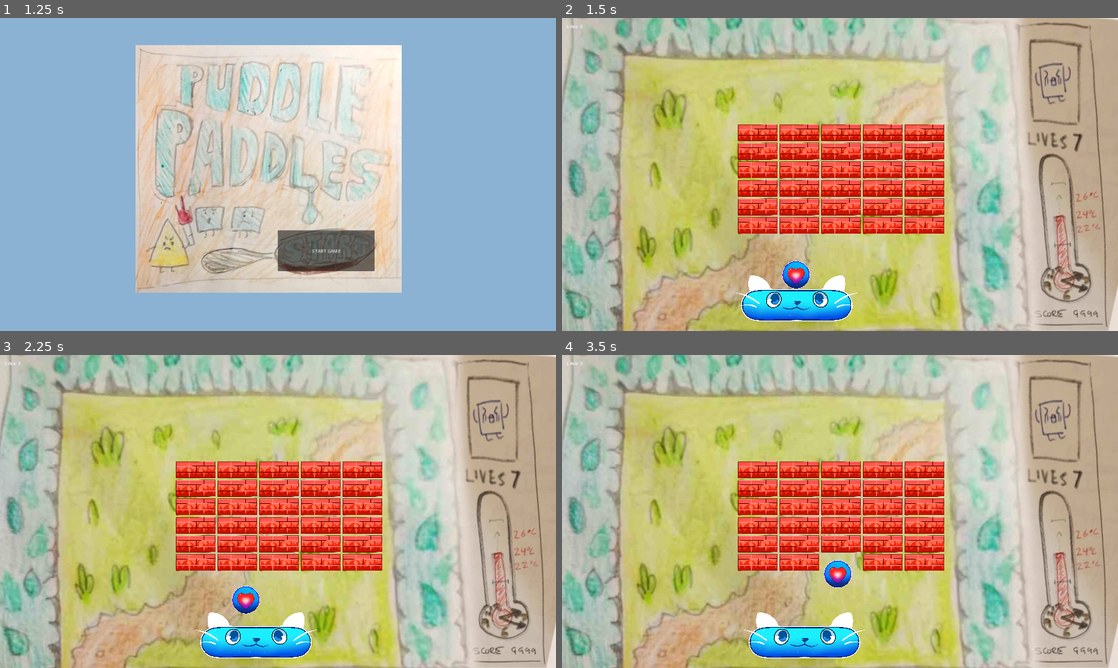
Above: before the commit, frames 1-4 (two rows, left to right).
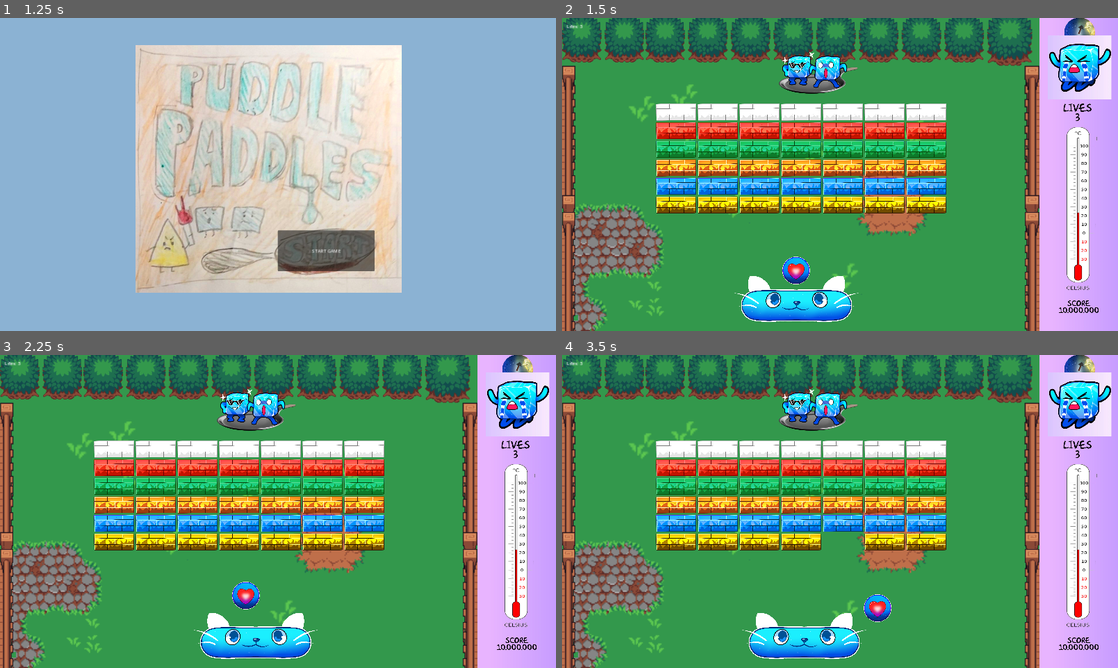
Above: after the commit, the same moments.

Repository: ColtonPhillips/uvicgamejam-24
Game: Godot game, scene res://Scenes/start_game.tscn
Two runs of this game, one before a commit and one after it. Both use one fixed random seed, a clock stepped at 60 frames per second and the inputs below.
Inputs:
- Up to frame 1 (1.25 s): click "START GAME" at 0.5 s
- Up to frame 2 (1.5 s): click "START GAME" at 1.25 s
- Up to frame 3 (2.25 s): tap Enter at 2 s; hold D (right) from 2.03 s (still down)
- Up to frame 4 (3.5 s): release D (right) at 2.78 s; hold A (left) from 2.78 s (still down)

Frame 1 is identical in both runs. In frame 2, 97% of the frame differs, in the area x 0-100%, y 0-100%; in frame 3, 97%; in frame 4, 97%.

Commit message:
Add levels, fixed spawner posn. fixed a bug with paddle. added better bg art. added ice cube wall (hack)

Diff:
--- a/game/Scenes/brick.tscn
+++ b/game/Scenes/brick.tscn
@@ -1,7 +1,7 @@
 [gd_scene load_steps=4 format=3 uid="uid://bb528nmxhbibp"]
 
 [ext_resource type="Script" path="res://Scripts/brick.gd" id="1_g2qod"]
-[ext_resource type="Texture2D" uid="uid://cd5kun005xfhm" path="res://Assets/Brick.png" id="1_l6v3m"]
+[ext_resource type="Texture2D" uid="uid://3qnb70844nlo" path="res://Assets/BrickRed.png" id="2_i2lyg"]
 
 [sub_resource type="RectangleShape2D" id="RectangleShape2D_lq55v"]
 size = Vector2(136, 56)
@@ -15,7 +15,7 @@
 
 [node name="Sprite2D" type="Sprite2D" parent="."]
 scale = Vector2(0.08, 0.08)
-texture = ExtResource("1_l6v3m")
+texture = ExtResource("2_i2lyg")
 
 [node name="CollisionShape2D" type="CollisionShape2D" parent="."]
 position = Vector2(0, 1)
--- /dev/null
+++ b/game/Scenes/ice_cube_wall.tscn
@@ -0,0 +1,16 @@
+[gd_scene load_steps=3 format=3 uid="uid://cr6lvoflb6xqq"]
+
+[ext_resource type="Script" path="res://Scripts/wall.gd" id="1_g8w0g"]
+
+[sub_resource type="RectangleShape2D" id="RectangleShape2D_8347y"]
+size = Vector2(208, 107)
+
+[node name="IceCubeWall" type="RigidBody2D"]
+collision_layer = 4
+gravity_scale = 0.0
+freeze = true
+script = ExtResource("1_g8w0g")
+
+[node name="CollisionShape2D" type="CollisionShape2D" parent="."]
+position = Vector2(99, 75)
+shape = SubResource("RectangleShape2D_8347y")
--- a/game/Scenes/main.tscn
+++ b/game/Scenes/main.tscn
@@ -1,9 +1,10 @@
-[gd_scene load_steps=9 format=3 uid="uid://cegxvl7t72hal"]
+[gd_scene load_steps=10 format=3 uid="uid://cegxvl7t72hal"]
 
 [ext_resource type="PackedScene" uid="uid://cmwnuhkpe57qf" path="res://Scenes/paddle.tscn" id="1_gjttg"]
 [ext_resource type="Texture2D" uid="uid://dmifc5reou1ti" path="res://Assets/BGArt.jpg" id="1_ij1ux"]
 [ext_resource type="PackedScene" uid="uid://kfy3ukhqt013" path="res://Scenes/ball.tscn" id="2_p8dgk"]
 [ext_resource type="PackedScene" uid="uid://7ubiruk0qfs3" path="res://Scenes/wall.tscn" id="3_02ui3"]
+[ext_resource type="PackedScene" uid="uid://cr6lvoflb6xqq" path="res://Scenes/ice_cube_wall.tscn" id="3_7tqdg"]
 [ext_resource type="PackedScene" uid="uid://nsmn18kxladh" path="res://Scenes/death_zone.tscn" id="5_2vaho"]
 [ext_resource type="PackedScene" uid="uid://8aou10aiyrku" path="res://Scenes/ui.tscn" id="6_j0a08"]
 [ext_resource type="PackedScene" uid="uid://bb528nmxhbibp" path="res://Scenes/brick.tscn" id="7_niqie"]
@@ -14,29 +15,36 @@
 [node name="Camera2D" type="Camera2D" parent="."]
 
 [node name="BG" type="Sprite2D" parent="."]
-position = Vector2(-15.9999, -12)
-scale = Vector2(2.33941, 2.30769)
+position = Vector2(0.0867767, 1.81198e-05)
+scale = Vector2(0.500045, 0.5)
 texture = ExtResource("1_ij1ux")
+metadata/_edit_lock_ = true
 
 [node name="Walls" type="Node" parent="."]
 
 [node name="UpperWall" parent="Walls" instance=ExtResource("3_02ui3")]
-position = Vector2(-15.0001, -407)
+position = Vector2(-50, -418)
 
 [node name="LeftWall" parent="Walls" instance=ExtResource("3_02ui3")]
-position = Vector2(-788, 80)
+position = Vector2(-939, 104)
 rotation = 1.5708
 
 [node name="RightWall" parent="Walls" instance=ExtResource("3_02ui3")]
-position = Vector2(415, 185)
+position = Vector2(662, 177)
 rotation = 1.5708
 
+[node name="IceCubeWall" parent="Walls" instance=ExtResource("3_7tqdg")]
+position = Vector2(-189, -393)
+
+[node name="CollisionShape2D" parent="Walls/IceCubeWall" index="0"]
+position = Vector2(94, 43.5)
+
 [node name="Paddle" parent="." node_paths=PackedStringArray("camera") instance=ExtResource("1_gjttg")]
-position = Vector2(-150, 451)
+position = Vector2(-151, 452)
 camera = NodePath("../Camera2D")
 
 [node name="Ball" parent="." node_paths=PackedStringArray("death_zone", "ui") instance=ExtResource("2_p8dgk")]
-position = Vector2(-152, 346)
+position = Vector2(-152, 331)
 death_zone = NodePath("../DeathZone")
 ui = NodePath("../UI")
 
@@ -45,10 +53,13 @@
 
 [node name="UI" parent="." instance=ExtResource("6_j0a08")]
 
-[node name="BrickSpawner" type="Node" parent="." node_paths=PackedStringArray("spawn_start")]
+[node name="BrickSpawner" type="Node2D" parent="." node_paths=PackedStringArray("spawn_start")]
+position = Vector2(-138, -153)
 script = ExtResource("7_v0q6d")
 brick_scene = ExtResource("7_niqie")
 spawn_start = NodePath("../Marker2D")
 
 [node name="Marker2D" type="Marker2D" parent="."]
-position = Vector2(-268, -145)
+position = Vector2(11, -63)
+
+[editable path="Walls/IceCubeWall"]
--- a/game/Scenes/paddle.tscn
+++ b/game/Scenes/paddle.tscn
@@ -8,6 +8,7 @@
 
 [node name="Paddle" type="RigidBody2D"]
 collision_layer = 2
+collision_mask = 4
 gravity_scale = 0.0
 lock_rotation = true
 script = ExtResource("1_edjpi")
--- a/game/Scenes/wall.tscn
+++ b/game/Scenes/wall.tscn
@@ -1,11 +1,15 @@
-[gd_scene load_steps=2 format=3 uid="uid://7ubiruk0qfs3"]
+[gd_scene load_steps=3 format=3 uid="uid://7ubiruk0qfs3"]
+
+[ext_resource type="Script" path="res://Scripts/wall.gd" id="1_x3snt"]
 
 [sub_resource type="RectangleShape2D" id="RectangleShape2D_scma7"]
 size = Vector2(2000, 20)
 
 [node name="Wall" type="RigidBody2D"]
 collision_layer = 4
+gravity_scale = 0.0
 freeze = true
+script = ExtResource("1_x3snt")
 
 [node name="CollisionShape2D" type="CollisionShape2D" parent="."]
 shape = SubResource("RectangleShape2D_scma7")
--- a/game/Scripts/ball.gd
+++ b/game/Scripts/ball.gd
@@ -35,11 +35,17 @@
 
 	if ( collider is Paddle):
 		ball_collision(collider)
+
 	elif (collider is Brick):
 		velocity = velocity.bounce(collision.get_normal())
+		velocity = velocity.rotated(randf_range(-0.2, 0.2))
+
+
 	else:
 		velocity = velocity.bounce(collision.get_normal())
-	print (velocity.length())
+		if abs(velocity.y) < 4 or abs(velocity.x) < 4:
+			velocity = velocity.rotated(randf_range(-0.3, 0.3))
+			print (velocity)
 
 
 func start_ball():
@@ -62,7 +68,6 @@
 	velocity = Vector2.ZERO
 
 func ball_collision(collider):
-
 	var ball_width = collision_shape_2d.shape.get_rect().size.x
 	var ball_center_x = position.x
 	var collider_width = collider.get_width()
--- a/game/Scripts/brick.gd
+++ b/game/Scripts/brick.gd
@@ -9,14 +9,14 @@
 @onready var sprite_2d = $Sprite2D
 @onready var collision_shape_2d = $CollisionShape2D
 
-#var sprites: Array[Texture2D] = [
-	#preload("res://Assets/Brick-Yellow.png"),
-	#preload("res://Assets/Brick-Blue.png"),
-	#preload("res://Assets/Brick-Orange.png"),
-	#preload("res://Assets/Brick-Green.png"),
-	#preload("res://Assets/Brick-Gray.png"),
-	#preload("res://Assets/Brick-Red.png")
-#]
+var sprites: Array[Texture2D] = [
+	preload("res://Assets/BrickYellow.png"),
+	preload("res://Assets/BrickBlue.png"),
+	preload("res://Assets/BrickOrange.png"),
+	preload("res://Assets/BrickGreen.png"),
+	preload("res://Assets/BrickRed.png"),
+	preload("res://Assets/BrickWhite.png")
+]
 
 func get_size():
 	return collision_shape_2d.shape.get_rect().size
@@ -24,7 +24,7 @@
 
 func set_level(new_level: int):
 	level = new_level
-	#sprite_2d.texture = sprites[new_level - 1]
+	sprite_2d.texture = sprites[new_level - 1]
 
 func decrease_level():
 	if level > 1:
--- a/game/Scripts/brick_spawner.gd
+++ b/game/Scripts/brick_spawner.gd
@@ -1,8 +1,8 @@
-extends Node
+extends Node2D
 
 class_name BrickSpawner
 
-const COLUMNS = 5
+const COLUMNS = 7
 const ROWS = 6
 
 @onready var ball = $"../Ball" as Ball
@@ -35,7 +35,7 @@
 			var brick = brick_scene.instantiate() as Brick
 			add_child(brick)
 			brick.set_level(1)
-			#brick.set_level(ROWS - i)
+			brick.set_level(ROWS - i)
 			var x = spawn_position_x + j * (margin.x + brick.get_size().x )
 			var y = spawn_position_y + i * (margin.y + brick.get_size().y )
 			brick.set_position(Vector2(x, y))
--- /dev/null
+++ b/game/Scripts/wall.gd
@@ -0,0 +1,11 @@
+extends RigidBody2D
+class_name Wall
+
+# Called when the node enters the scene tree for the first time.
+func _ready() -> void:
+	pass # Replace with function body.
+
+
+# Called every frame. 'delta' is the elapsed time since the previous frame.
+func _process(delta: float) -> void:
+	pass
Binary file changed: game/Assets/BGArt.jpg
Binary file added: game/Assets/BrickBlue.png
Not shown, changed: game/Assets/BrickBlue.png.import
Binary file added: game/Assets/BrickGreen.png
Not shown, added: game/Assets/BrickGreen.png.import
Binary file added: game/Assets/BrickOrange.png
Not shown, added: game/Assets/BrickOrange.png.import
Renamed: game/Assets/Brick.png -> game/Assets/BrickRed.png
Not shown, added: game/Assets/BrickRed.png.import
Binary file added: game/Assets/BrickWhite.png
Not shown, added: game/Assets/BrickWhite.png.import
Binary file added: game/Assets/BrickYellow.png
(and 1 more such lines)
